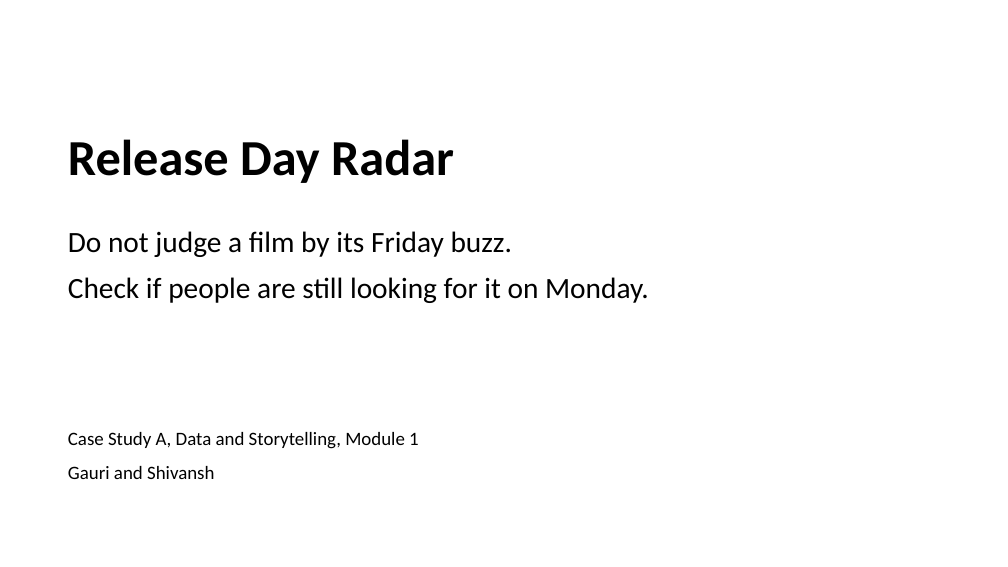
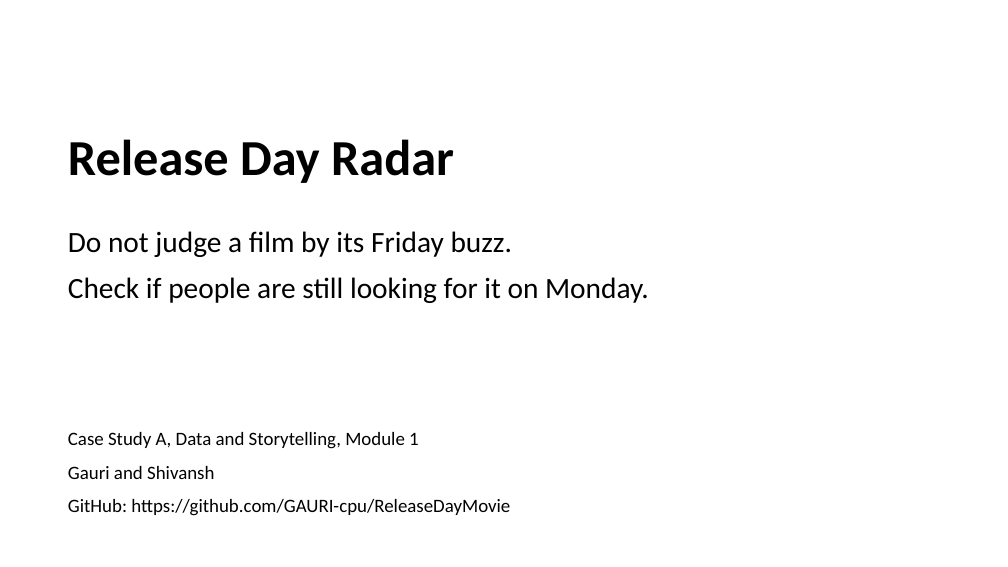
Before and after one commit to GAURI-cpu/ReleaseDayMovie, a slide deck: slide 1 of report/Release Day Radar Slides.pptx. Drawn at 1008x567 pixels with LibreOffice and Linux fonts; fonts in the diff are those of the drawing. Boxes give left, top, right and bottom in pixels: in the first picture for what was removed or moved away, otherwise in the second. Text is boxed around its words. In the diff, an @@ line names an element or a change of style, - is before the commit and + after.

```diff
--- a/report/Release Day Radar Slides.pptx
+++ b/report/Release Day Radar Slides.pptx
@@ text at (68,499,510,516): paragraph added @@
+GitHub: https://github.com/GAURI-cpu/ReleaseDayMovie
```
Also in this commit, not shown: 1 other slide changed, 2 other files.
